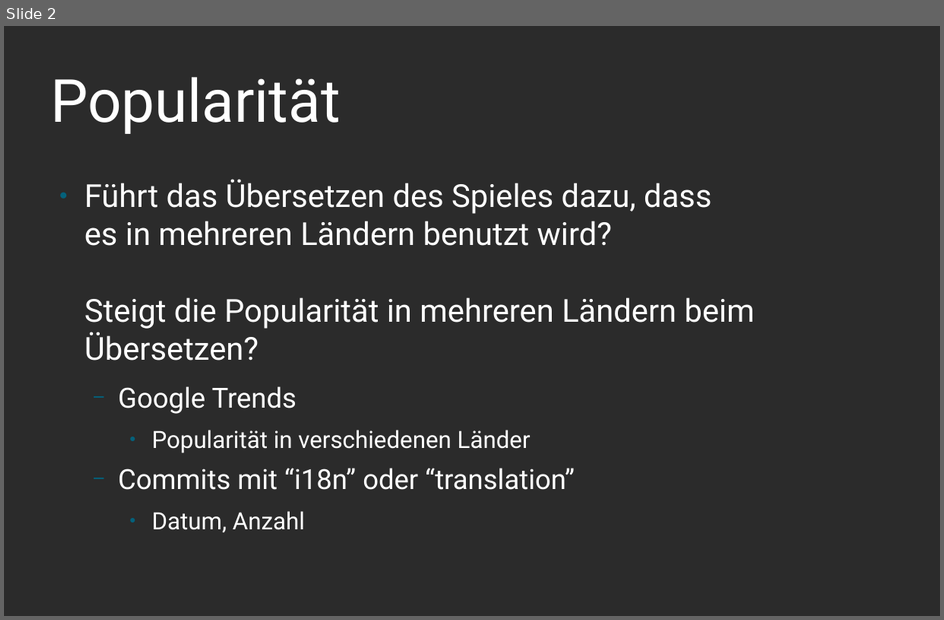
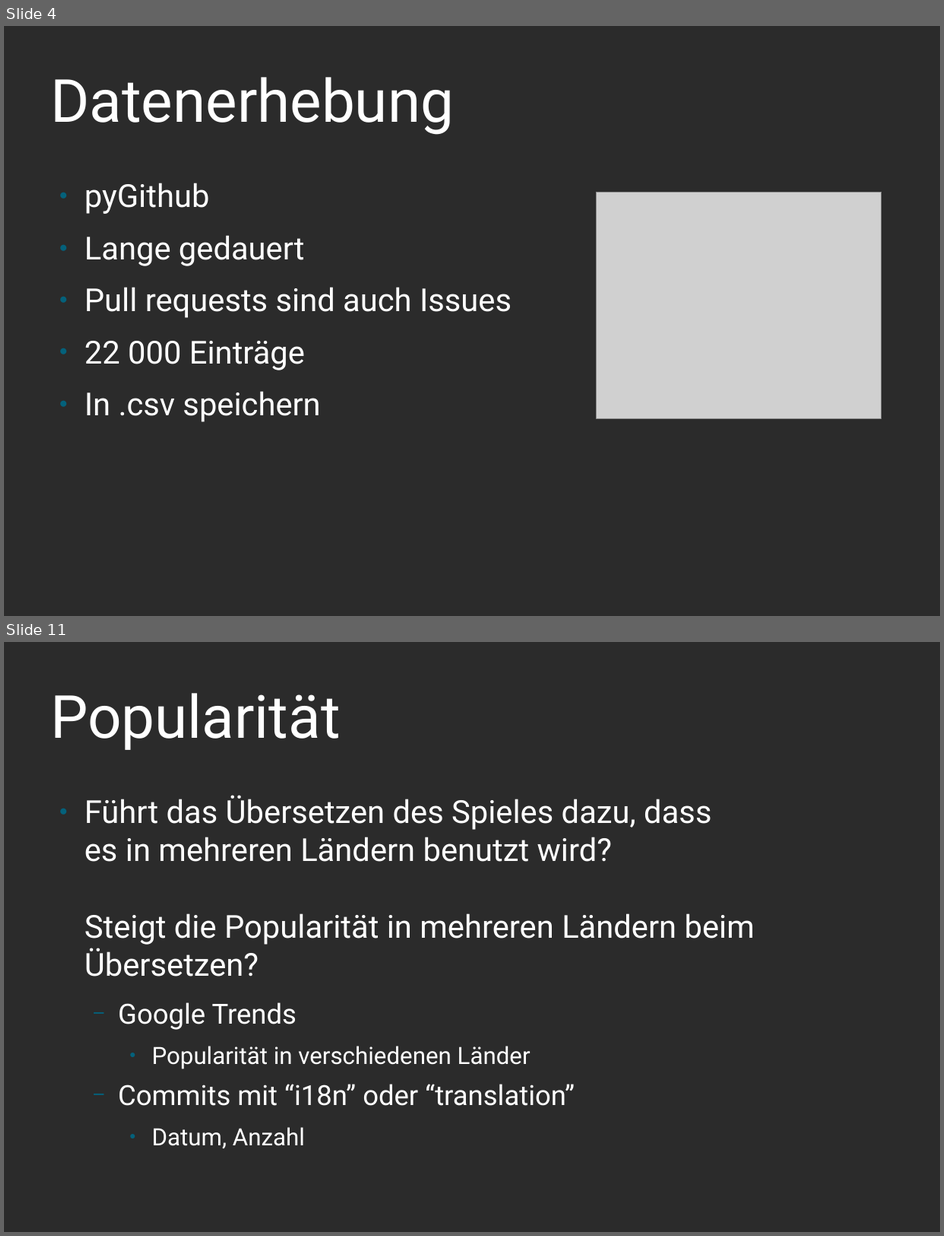
Before and after one commit to BoyanH/SoftwareProcesses17-18, a slide deck: Homework10/results_presentation.odp. Shown one above the other, each under a label of ours: slide 2 before the commit, slides 4 and 11 after it; the slides between them are not shown. The pictures are 944x620 and 944x1236 pixels, drawn with LibreOffice and Linux fonts; fonts in the diff are those of the drawing; grey boxes stand for pictures; background and template pictures are left out; a plain dark background stands for a picture behind light text. Boxes give left, top, right and bottom in pixels: in the first picture for what was removed or moved away, otherwise in the second. Text is boxed around its words. In the diff, an @@ line names an element or a change of style, - is before the commit and + after.

```diff
--- a/Homework10/results_presentation.odp
+++ b/Homework10/results_presentation.odp
@@ slide 4 added at bbox=[4, 26, 940, 616], background picture (left out) @@
@@ title added at bbox=[51, 77, 455, 135], 60 pt, text #FFFFFF @@
+Datenerhebung
@@ text added at bbox=[85, 183, 512, 422], 32 pt, text #FFFFFF @@
+● pyGithub
+● Lange gedauert
+● Pull requests sind auch Issues
+● 22 000 Einträge
+● In .csv speichern
@@ picture added at bbox=[596, 192, 882, 418] @@
@@ what was slide 2 is now slide 11 @@
```
Also in this commit, not shown: 1 slide changed, 8 other slides added.
